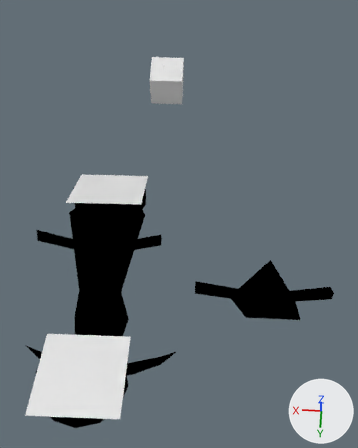
One commit to the Blender file assets/repair/motorycle_engine.blend: the scene before it, then after it.
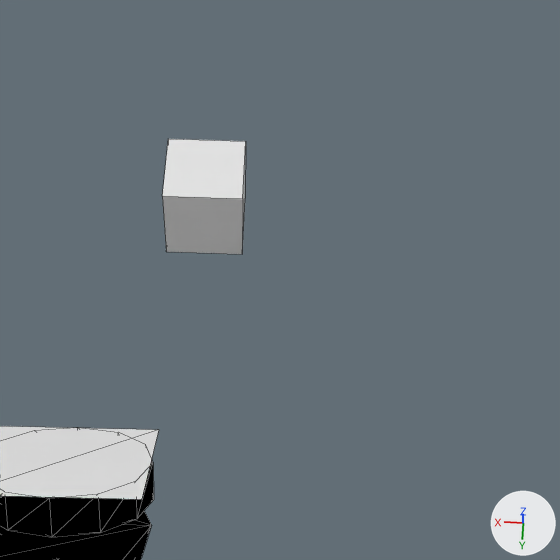
Old and new are each drawn whole from a camera (50 mm lens) standing at (-1.44, 9.23, 20.23) and looking at (-0.85, -4.1, -4.13) and again close up on the part from 23% to 87% of the width and 0% to 51% of the height. Arrows for +X, +Y and +Z are at lower right; the lights stay in place. The close-ups show mesh edges as thin lines.

Objects in the first close-up: 'motorbike.001', 'motorbike.004', 'repair_scene'.
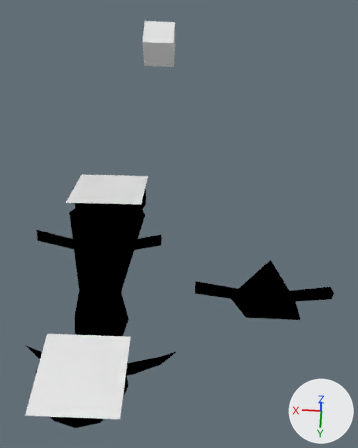
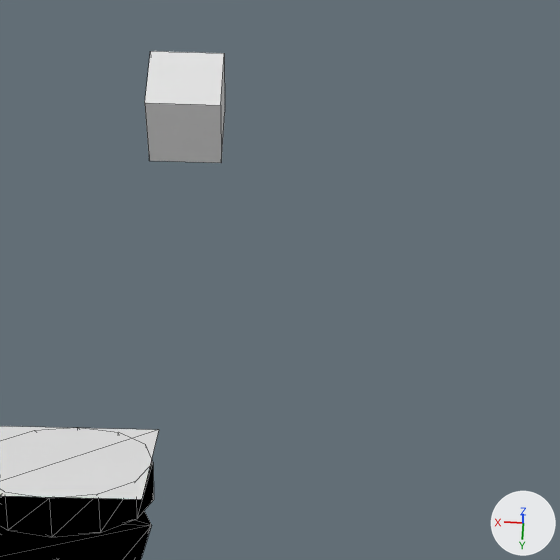
Boxes (x1, y1, x2, y2) around the edits, measured in the close-ups (560 x 560 px):
'repair_scene', moved: before (163, 139, 246, 254); after (145, 51, 225, 163)

The edits, one by one:
Object 'repair_scene' (ob_repair_scene) moves from (0.33, -13.93, -3.18) to (1.04, -17.22, -3.18).
